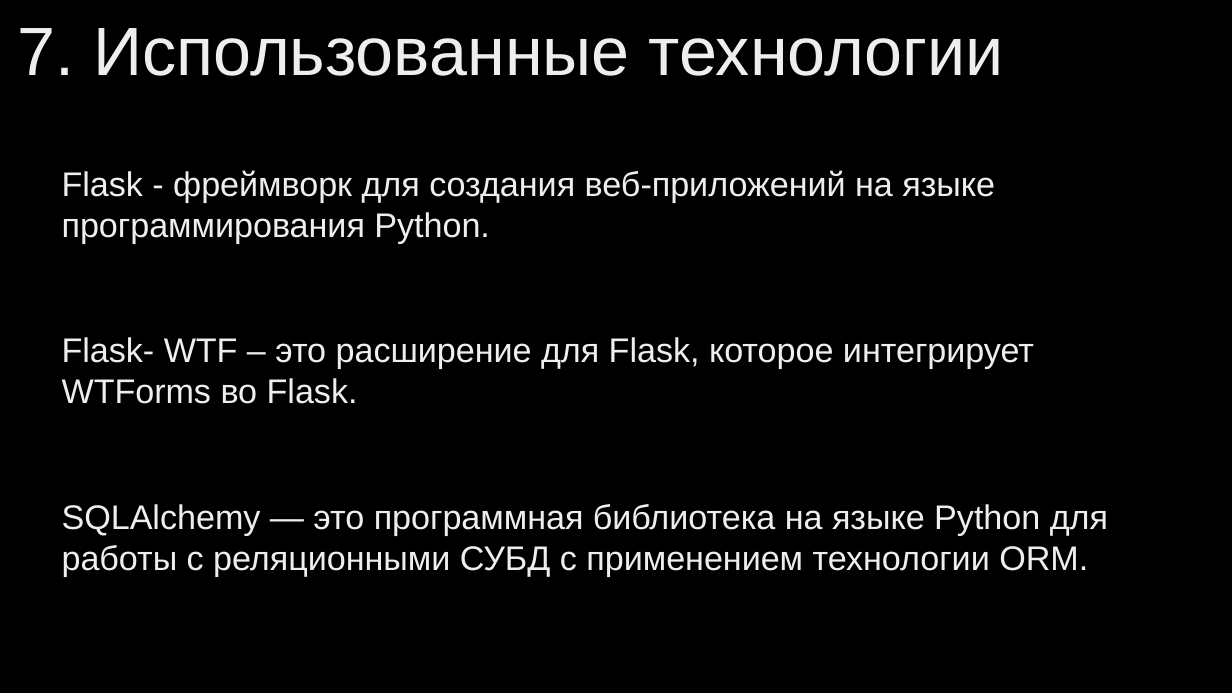
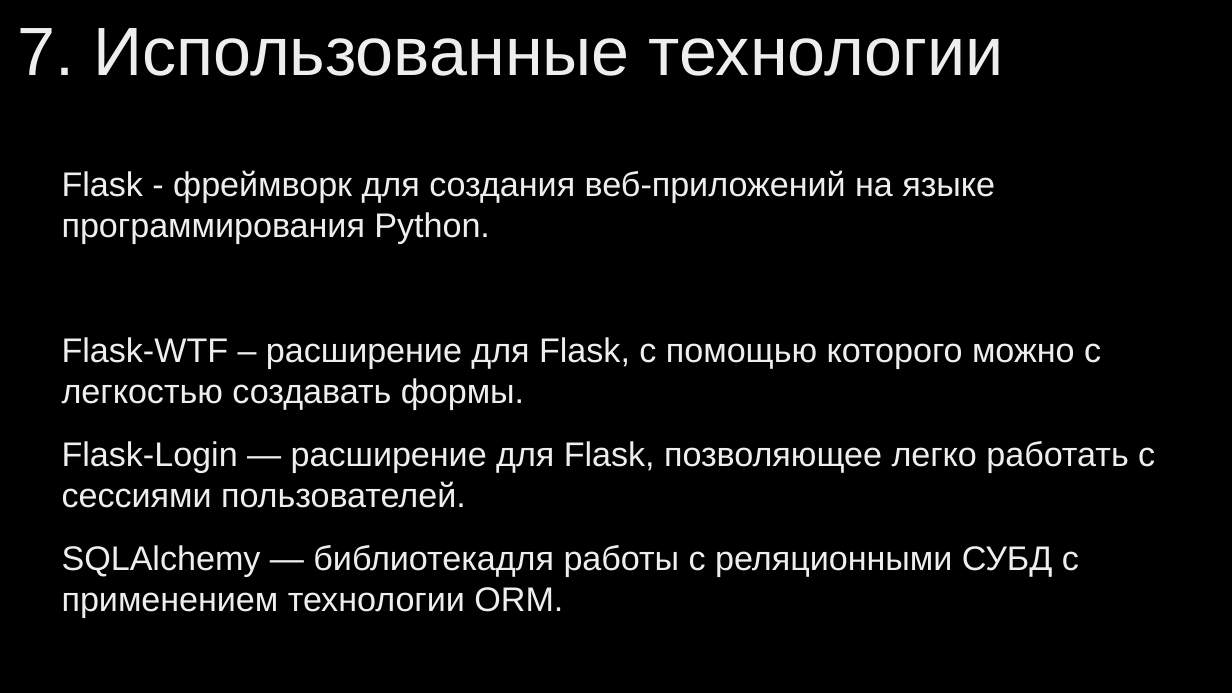
Before and after one commit to gepron1x/blacklandradio2, a slide deck: slide 8 of media/presentation-.odp. Drawn at 1232x693 pixels with LibreOffice and Linux fonts; fonts in the diff are those of the drawing. Boxes give left, top, right and bottom in pixels: in the first picture for what was removed or moved away, otherwise in the second. Text is boxed around its words. In the diff, an @@ line names an element or a change of style, - is before the commit and + after.

```diff
--- a/media/presentation-.odp
+++ b/media/presentation-.odp
@@ text in free at bbox=[62, 337, 1155, 577]: text changed @@
-Flask- WTF – это расширение для Flask, которое интегрирует WTForms во Flask.
-SQLAlchemy — это программная библиотека на языке Python для работы с реляционными СУБД с применением технологии ORM.
+Flask-WTF – расширение для Flask, с помощью которого можно с легкостью создавать формы.
+Flask-Login — расширение для Flask, позволяющее легко работать с сессиями пользователей.
+SQLAlchemy — библиотекадля работы с реляционными СУБД с применением технологии ORM.
```
Also in this commit, not shown: 6 other slides changed, 1 slide added, 25 other files.
